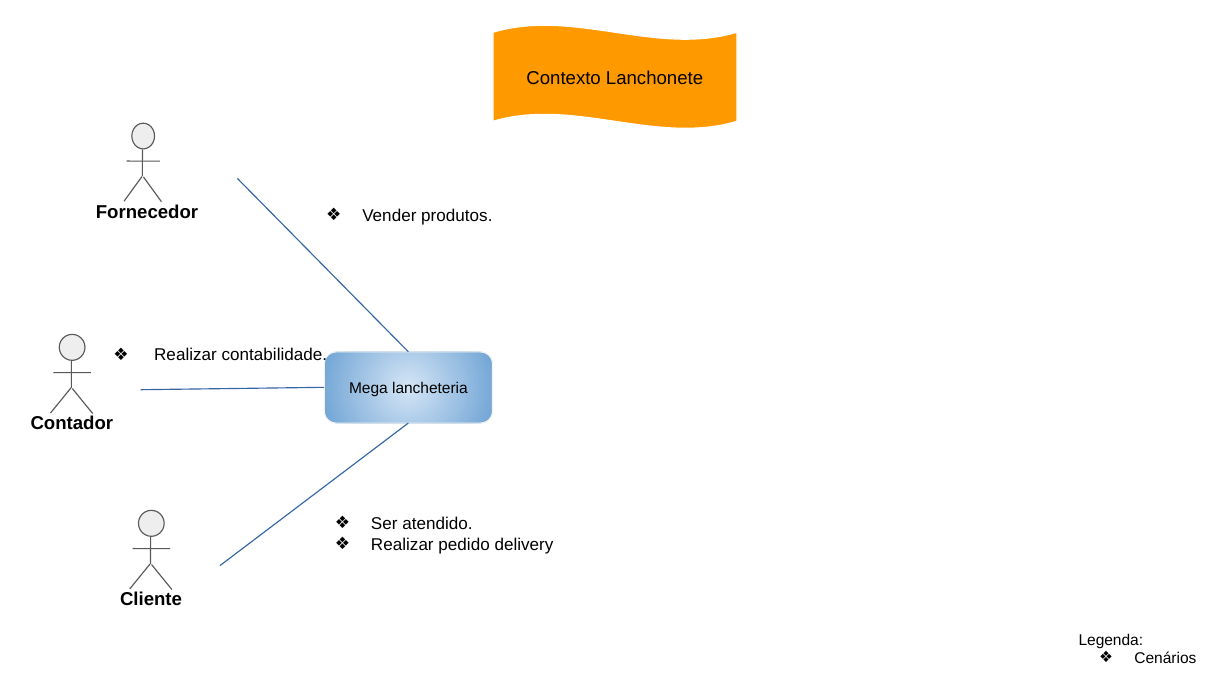
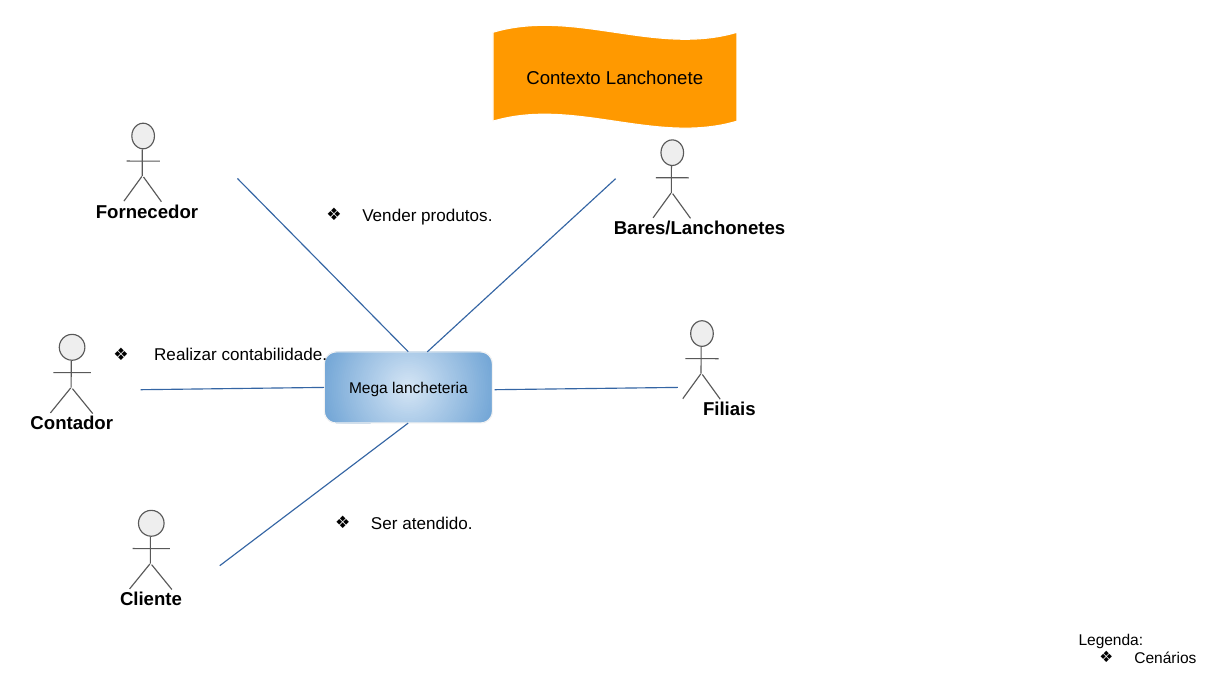
Before and after one commit to Darienzo08/ope_ads, a slide deck: slide 1 of docs/ARTEFATOS(15-23)/Arquitetura_Negócio/15) Arquitetura de Negócio para cada Cenário.pptx. Drawn at 1232x693 pixels with LibreOffice and Linux fonts; fonts in the diff are those of the drawing. Boxes give left, top, right and bottom in pixels: in the first picture for what was removed or moved away, otherwise in the second. Text is boxed around its words. In the diff, an @@ line names an element or a change of style, - is before the commit and + after.

```diff
--- a/docs/ARTEFATOS(15-23)/Arquitetura_Negócio/15) Arquitetura de Negócio para cada Cenário.pptx
+++ b/docs/ARTEFATOS(15-23)/Arquitetura_Negócio/15) Arquitetura de Negócio para cada Cenário.pptx
@@ freeform shape added at (427, 179, 616, 352), outline #3465A4 0.74 pt @@
@@ group added at (614, 140, 785, 235): 4 freeform shapes, 1 ellipse, 1 text @@
+Bares/Lanchonetes
@@ freeform shape added at (495, 388, 679, 390), outline #3465A4 0.74 pt @@
@@ group added at (683, 321, 756, 416): 4 freeform shapes, 1 ellipse, 1 text @@
+Filiais
@@ text at (371, 537, 554, 554): paragraph removed @@
-❖ Realizar pedido delivery
```
Also in this commit, not shown: 3 other slides changed, 1 slide added, 2 other files.
